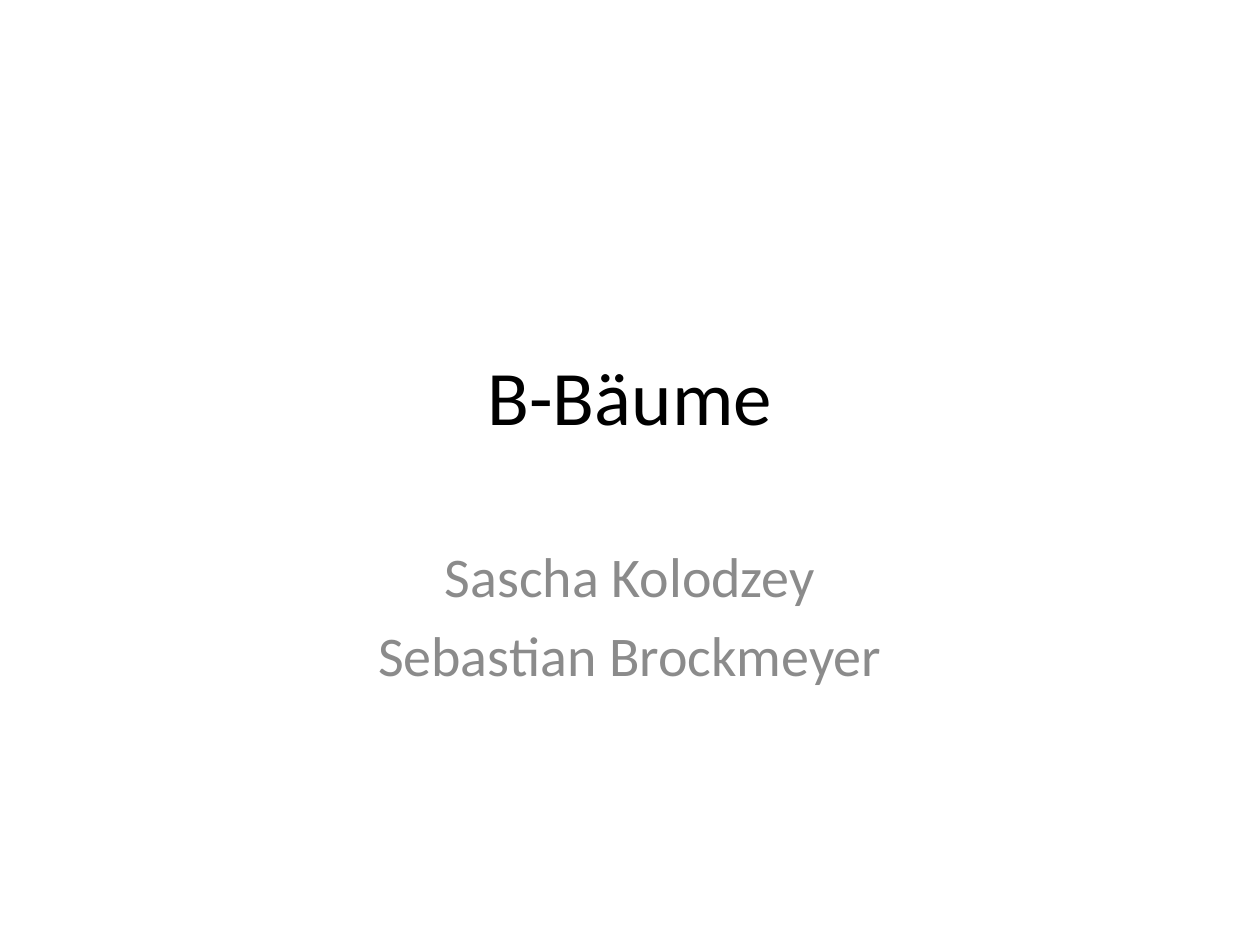
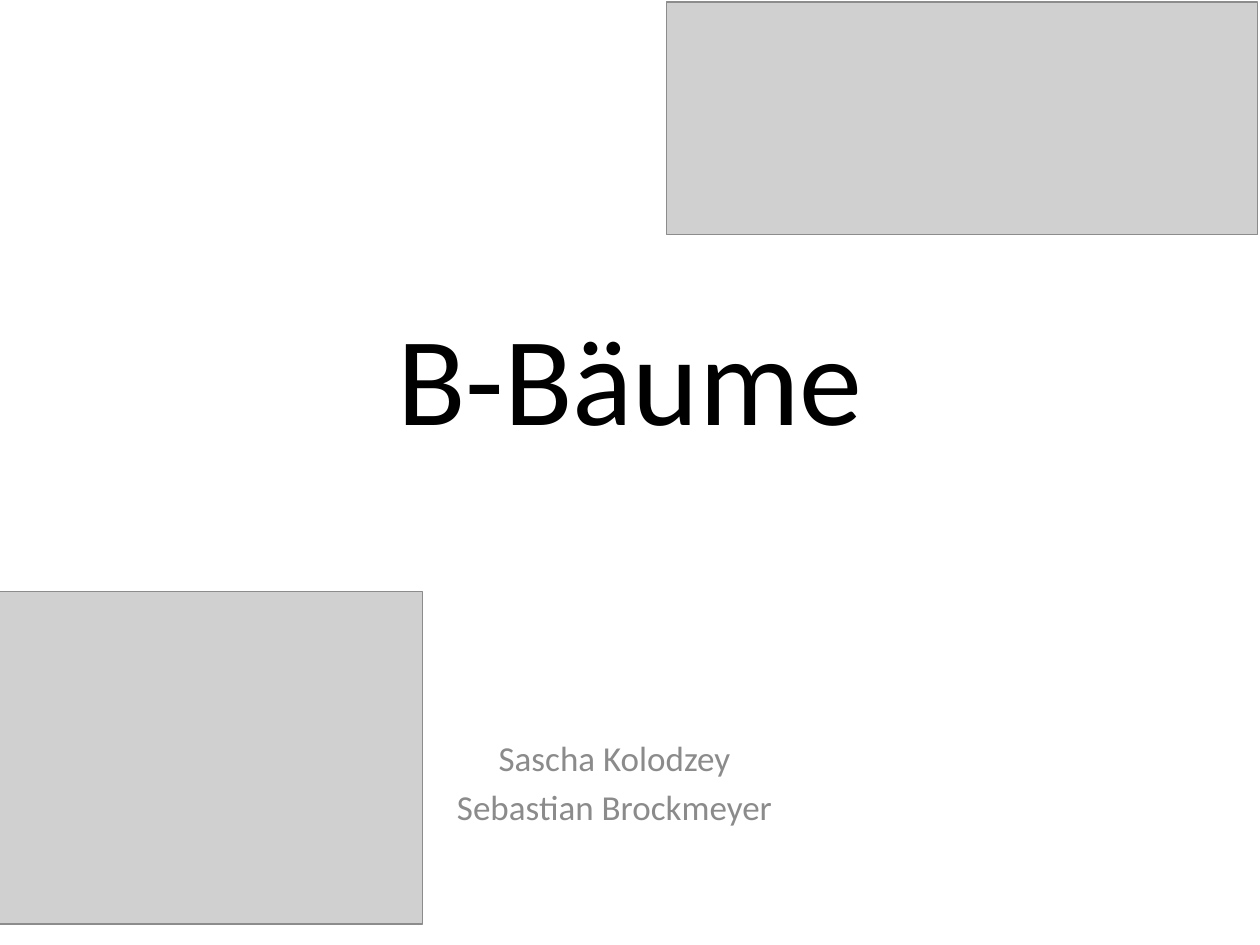
Before and after one commit to sebrockm/Algorithm_Engineering_Project, a slide deck: slide 1 of blob/blatt1/ae.pptx. Drawn at 1260x945 pixels with LibreOffice and Linux fonts; fonts in the diff are those of the drawing; grey boxes stand for pictures. Boxes give left, top, right and bottom in pixels: in the first picture for what was removed or moved away, otherwise in the second. Text is boxed around its words. In the diff, an @@ line names an element or a change of style, - is before the commit and + after.

```diff
--- a/blob/blatt1/ae.pptx
+++ b/blob/blatt1/ae.pptx
@@ picture added at (x1=667, y1=3, x2=1257, y2=234) @@
@@ title "B-Bäume" moved from (x1=488, y1=374, x2=772, y2=426) to (x1=397, y1=341, x2=862, y2=426) @@
@@ title "B-Bäume" at (x1=397, y1=341, x2=862, y2=426): size 44 to 72 pt @@
@@ picture added at (x1=0, y1=591, x2=422, y2=924) @@
@@ subtitle "Sascha Kolodzey" moved from (x1=378, y1=558, x2=881, y2=685) to (x1=457, y1=747, x2=772, y2=826) @@
@@ subtitle "Sascha Kolodzey" at (x1=457, y1=747, x2=772, y2=826): size 32 to 20 pt; less space between paragraphs @@
```
Also in this commit, not shown: 4 other slides changed, 1 other file.
